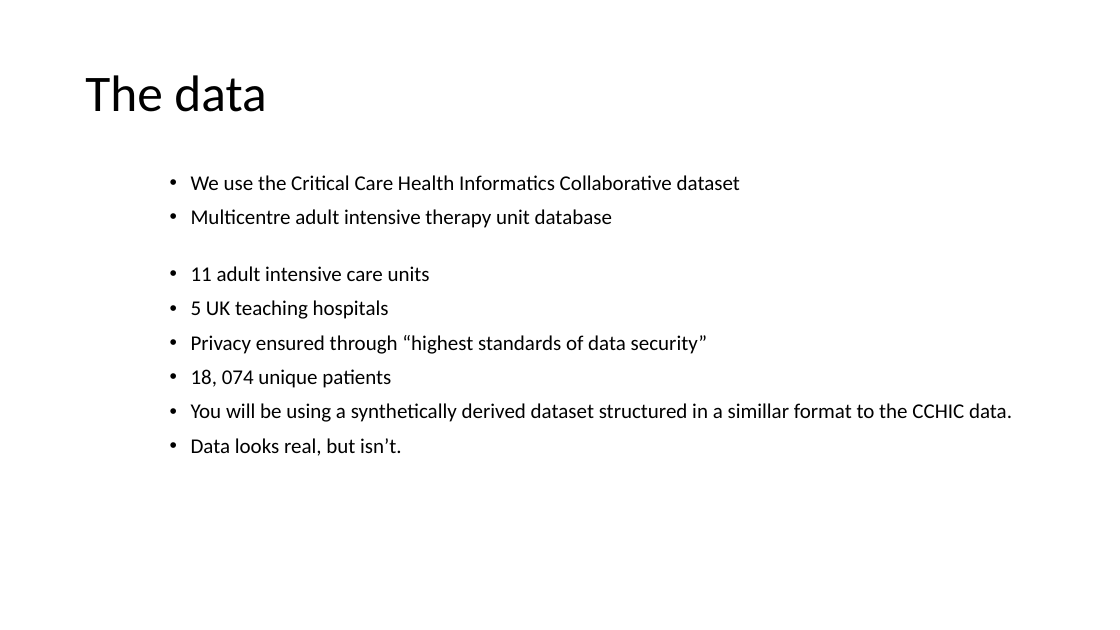
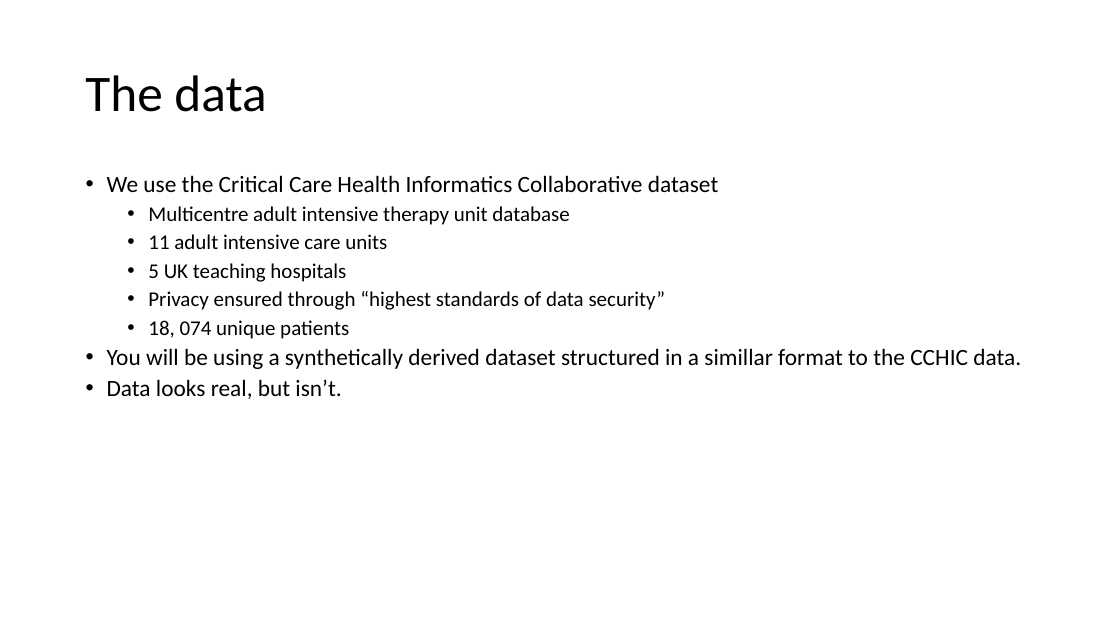
Before and after one commit to ClinicianCoders/ClinicianCoders, a slide deck: slide 7 of Workshops/WelcomePresentation_inperson.pptx. Drawn at 1120x630 pixels with LibreOffice and Linux fonts; fonts in the diff are those of the drawing. Boxes give left, top, right and bottom in pixels: in the first picture for what was removed or moved away, otherwise in the second. Text is boxed around its words. In the diff, an @@ line names an element or a change of style, - is before the commit and + after.

```diff
--- a/Workshops/WelcomePresentation_inperson.pptx
+++ b/Workshops/WelcomePresentation_inperson.pptx
@@ text "We use the Critical Care ..." at (107,175,1021,399): size 18 to 20 pt in "We use the Critical Care Health Informatics ...", "You will be using a synthetically derived ...", "Data looks real, but isn’t."; indent changed; less space between paragraphs; list level 1 to 2 in "Multicentre adult intensive therapy unit ..."; list level 1 to 2 in "11 adult intensive care units"; list level 1 to 2 in "5 UK teaching hospitals"; list level 1 to 2 in "Privacy ensured through “highest standards ..."; list level 1 to 2 in "18, 074 unique patients" @@
```
Also in this commit, not shown: 6 other slides changed, 1 other file.
